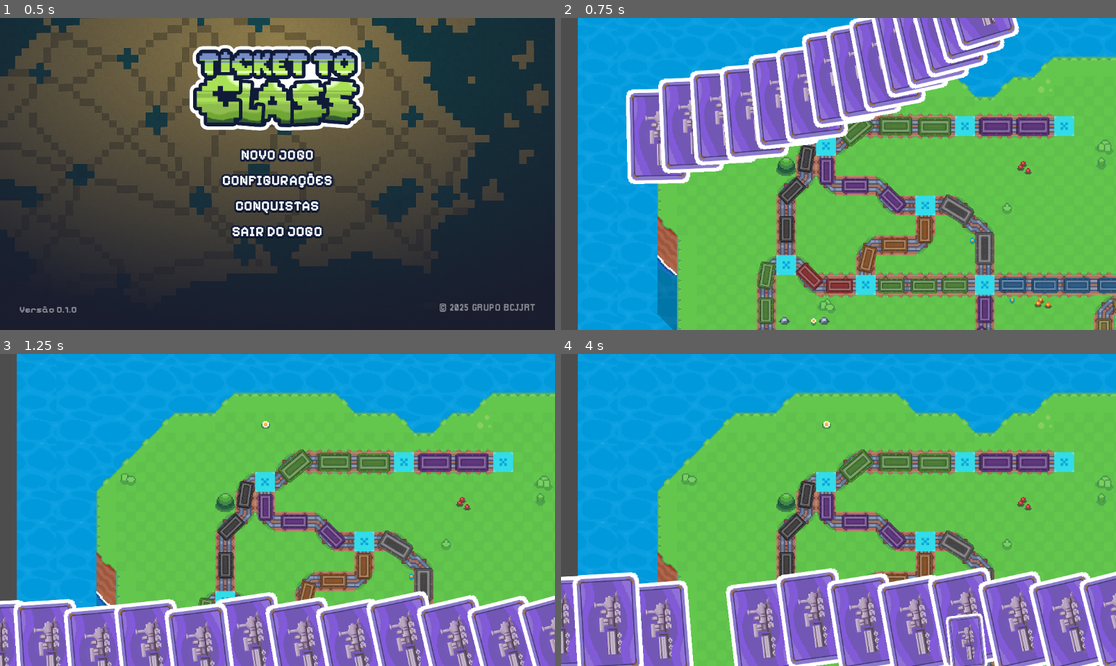
Above: before the commit, frames 1-4 (two rows, left to right).
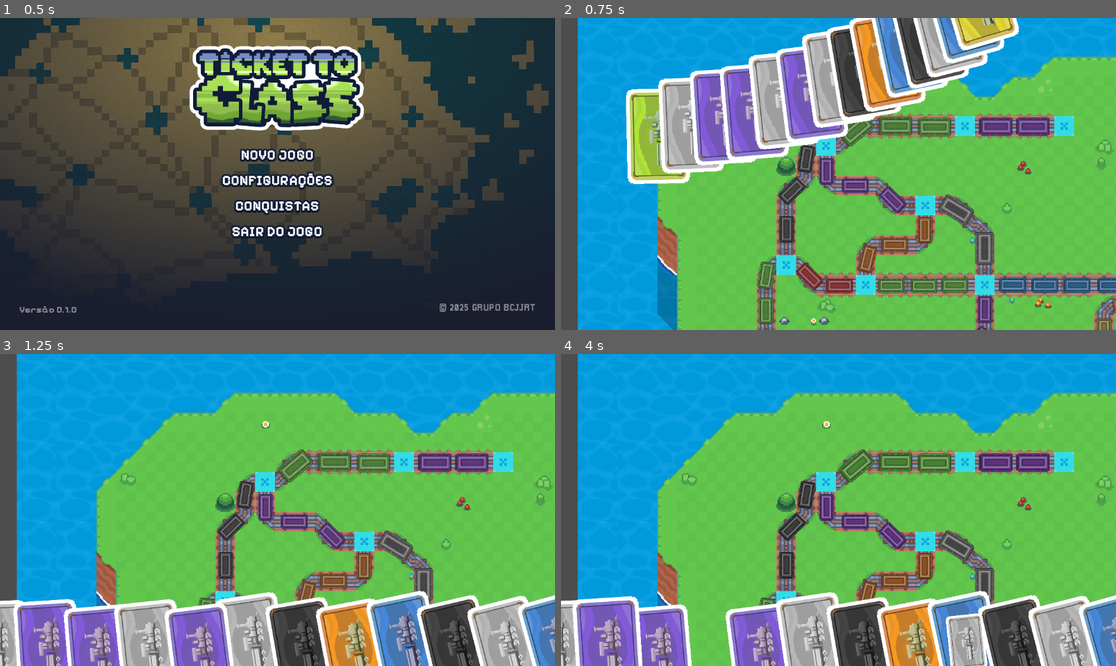
Above: after the commit, the same moments.

Repository: rafaamparo/ticket-to-ride-es2
Game: Godot game, scene res://scenes/main_menu.tscn
Same seed, same stepped clock (60 frames per second), same inputs: the game is played once before the commit and once after it.
Inputs (mouse positions are in pixels of both pictures, inside the frame that each line leads up to):
- Up to frame 1 (0.5 s): no input
- Up to frame 2 (0.75 s): tap Enter at 0.5 s; drag from (838, 155) to (894, 105) at 0.52 s
- Up to frame 3 (1.25 s): no input
- Up to frame 4 (4 s): tap Space at 1.25 s; drag from (605, 647) to (760, 653) at 1.27 s; move the mouse to (660, 653) at 2.02 s; click (660, 653) at 2.17 s; tap Enter at 2.75 s; drag from (710, 647) to (916, 650) at 2.77 s; drag from (760, 653) to (966, 641) at 3.52 s

Frame 1 is identical in both runs. In frame 2, 11% of the frame differs, in the area x 11-82%, y 0-54%; in frame 3, 13%; in frame 4, 24%, in the area x 0-100%, y 68-100%.

Commit message:
Improves sprite modulation and card index assignment
Enhances the visual effects by increasing the brightness of sprites during saturation updates.

Replaces a fixed card index with a random range for more dynamic gameplay.

Refines the highlighting and unhighlighting logic for better card interaction feedback.

Diff:
--- a/game_assets/game_scene/object_scenes/caminhos/vagoes.gd
+++ b/game_assets/game_scene/object_scenes/caminhos/vagoes.gd
@@ -28,18 +28,26 @@
 			sprite.modulate.a = 1
 			sprite.modulate.v = 1.2 # 100% saturation (full color)
 			# make it brighter by increasing the value (brightness)
-			sprite.modulate.r = 1.2
-			sprite.modulate.g = 1.2
-			sprite.modulate.b = 1.2
+			sprite.modulate.r = 1.3
+			sprite.modulate.g = 1.3
+			sprite.modulate.b = 1.3
 
 func highlight() -> void:
 	if sprite:
 		var tween = get_tree().create_tween()
 		tween.tween_property(sprite, "scale", initial_scale * 1.2, 0.2) # Increase size by 20%
+		# sprite.modulate.r = 1 # 50% saturation
+		# sprite.modulate.g = 1 # 50% saturation
+		# sprite.modulate.b = 1 # 50% saturation
+		sprite.modulate.a = 1
 		tween.set_ease(Tween.EASE_IN_OUT)
 
 func unhighlight() -> void:
 	if sprite:
 		var tween = get_tree().create_tween()
 		tween.tween_property(sprite, "scale", initial_scale, 0.2)
+		# sprite.modulate	.r = 0.8 # 50% saturation
+		# sprite.modulate.g = 0.8 # 50% saturation
+		# sprite.modulate.b = 0.8 # 50% saturation
+		sprite.modulate.a = 1 # 50% opacity
 		tween.set_ease(Tween.EASE_IN_OUT)
--- a/game_assets/game_scene/object_scripts/cartas_mao_jogador.gd
+++ b/game_assets/game_scene/object_scripts/cartas_mao_jogador.gd
@@ -20,7 +20,7 @@
 		carta.position = Vector2(centro_tela_x, -500)
 		var rotacao_graus = -1.2*(i+1)
 		carta.rotation = deg_to_rad(rotacao_graus)
-		carta.card_index = 3
+		carta.card_index = randi_range(0,7)
 		carta.z_index = i
 		$".".add_child(carta)
 
@@ -310,8 +310,9 @@
 				if (not trilha_sob_carta.capturado and trilha_sob_carta.cores_map[trilha_sob_carta.cor_trilha] == cardBeingDragged.card_index ):
 					trilha_sob_carta.highlight_all_vagoes()
 					highlight_deck_cards(cardBeingDragged.card_index)
-				# print("Card '", cardBeingDragged.name, "' is currently hovering over trilha: ", trilha_sob_carta.name)
+				else:
+					unhighlight_deck_cards()
+
 			else:
-
 				gerenciadorDeTrilhosRef.unhighlight_all_trilhas()
 				unhighlight_deck_cards()
